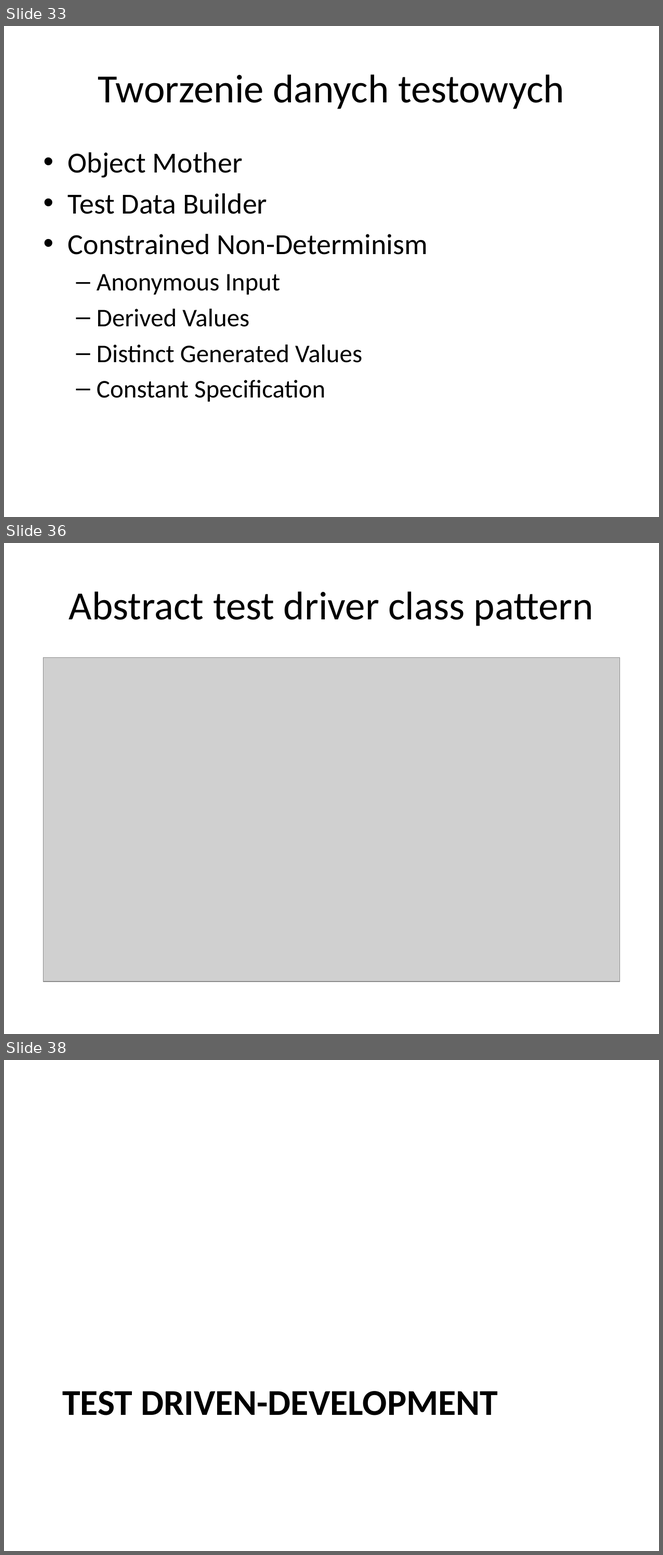
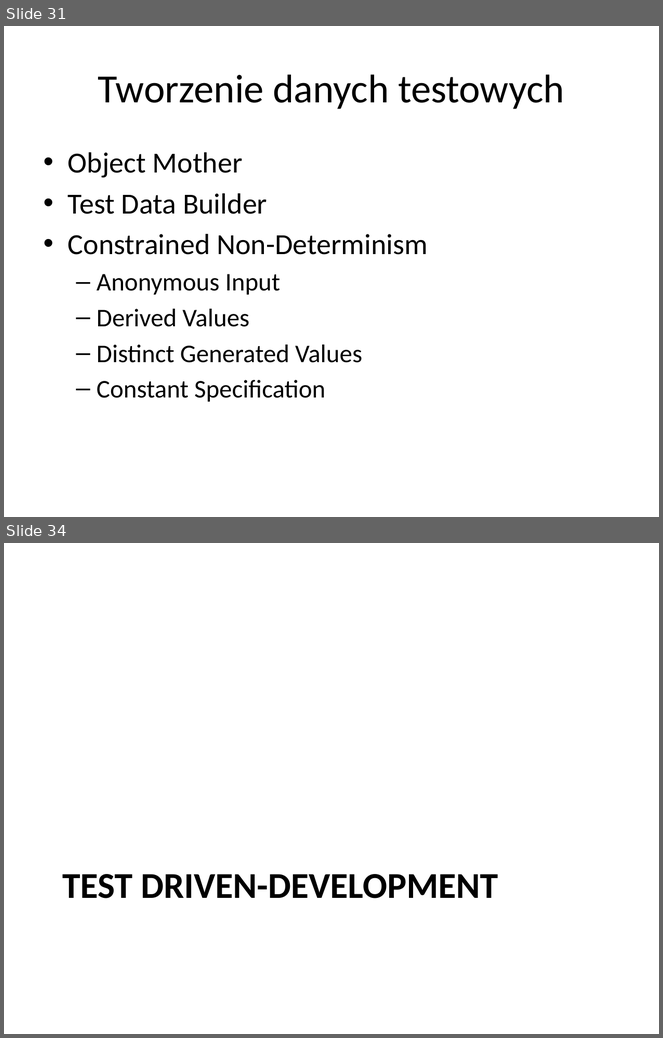
Before and after one commit to pellared/Examples, a slide deck: TddSample/TDD.pptx. Shown one above the other, each under a label of ours: slides 33, 36 and 38 before the commit, slides 31 and 34 after it; the slides between them are not shown. The pictures are 663x1555 and 663x1038 pixels, drawn with LibreOffice and Linux fonts; fonts in the diff are those of the drawing; grey boxes stand for pictures. Boxes give left, top, right and bottom in pixels: in the first picture for what was removed or moved away, otherwise in the second. Text is boxed around its words. In the diff, an @@ line names an element or a change of style, - is before the commit and + after.

```diff
--- a/TddSample/TDD.pptx
+++ b/TddSample/TDD.pptx
@@ slide 36 removed at bbox=[4, 543, 659, 1034], background #FFFFFF @@
@@ title removed at bbox=[69, 591, 594, 626] @@
-Abstract test driver class pattern
@@ picture removed at bbox=[44, 657, 620, 982] @@
@@ what was slide 33 is now slide 31 @@
@@ what was slide 38 is now slide 34 @@
```
Also in this commit, not shown: 7 slides changed, 3 other slides removed, 1 other file.
